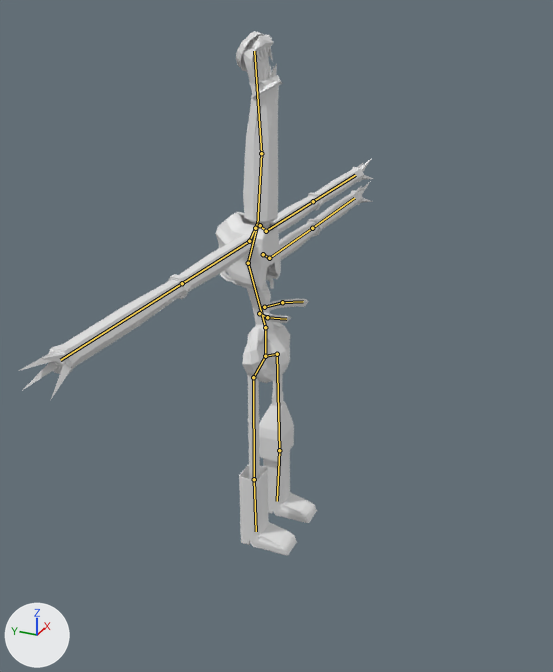
One commit to the Blender file 3D/monster.blend: the scene before it, then after it.
Both versions are drawn from a 50 mm camera at (-2.04, -0.97, 1.26) aimed at (-0.06, -0.08, 0.27). Lighting does not change. The marker at lower left points along +X, +Y and +Z. The older version comes first. The bones that bend it are drawn over the model as lines.

In view in the first picture: 'SPINE', 'SPINE.001', 'arms', 'cap', 'claws', 'left leg', 'pelvis', 'right leg', 'teeth', 'vest'.
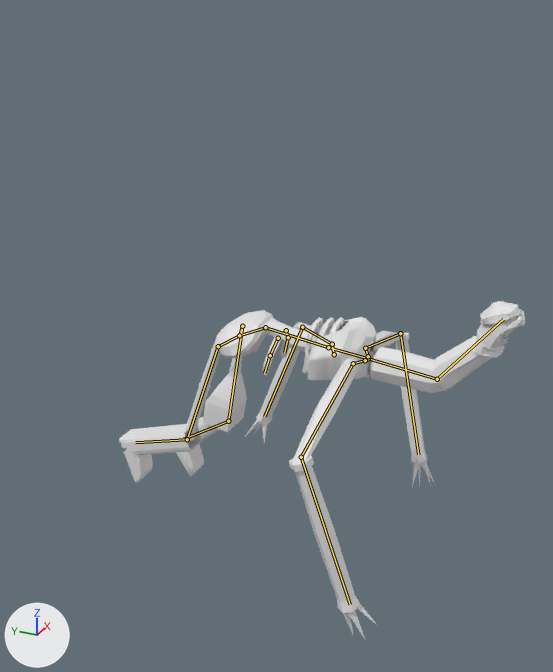
The newer file adds an action. The first version stands in its rest pose; the second is drawn at frame 137 of the action 'ArmatureAction'.

Pixel boxes [x1, y1, x2, y2] of what changed, in the pictures (553 x 672 px):
'arms', posed (46% narrower, 40% taller): before [49, 167, 364, 374]; after [256, 322, 427, 613]
'SPINE', posed: before [218, 35, 283, 332]; after [261, 310, 526, 393]
'right leg', posed (73% wider, 20% shorter): before [239, 374, 297, 555]; after [119, 339, 220, 483]
'left leg', posed: before [259, 375, 317, 523]; after [176, 357, 247, 477]
'vest', posed (6% wider, 19% shorter): before [216, 212, 281, 290]; after [308, 317, 377, 380]
'pelvis', posed (23% wider, 21% shorter): before [243, 322, 290, 383]; after [215, 310, 273, 358]
'claws', posed (46% narrower, 9% shorter): before [19, 158, 373, 401]; after [245, 419, 436, 639]
'cap', posed: before [236, 31, 264, 71]; after [480, 301, 521, 324]
'SPINE.001', posed: before [258, 298, 308, 323]; after [262, 337, 289, 376]
'teeth', posed: before [255, 47, 277, 81]; after [492, 328, 515, 348]
bone 'spine', root to tip: before (265, 327) to (248, 263); after (265, 327) to (328, 347)
bone 'spine top', root to tip: before (248, 263) to (257, 225); after (328, 347) to (368, 358)
bone 'NeckBot', root to tip: before (257, 225) to (261, 153); after (368, 358) to (437, 379)
bone 'NeckTop', root to tip: before (261, 153) to (254, 51); after (437, 379) to (503, 319)
bone 'ArmStartTop.L', root to tip: before (260, 225) to (266, 231); after (368, 356) to (365, 348)
bone 'ArmMidTop.L', root to tip: before (266, 231) to (313, 201); after (365, 348) to (400, 333)
bone 'ArmEndTop.L', root to tip: before (313, 201) to (355, 175); after (400, 333) to (418, 454)
bone 'ArmStart.R', root to tip: before (255, 228) to (249, 241); after (365, 360) to (353, 363)
bone 'ArmMid.R', root to tip: before (249, 241) to (182, 283); after (353, 363) to (301, 457)
bone 'ArmEnd.R', root to tip: before (182, 283) to (60, 360); after (301, 457) to (350, 604)
bone 'ArmMidBot.L', root to tip: before (269, 258) to (312, 228); after (332, 344) to (302, 327)
bone 'ArmEndBot.L', root to tip: before (312, 228) to (354, 198); after (302, 327) to (264, 416)
bone 'pelvis top', root to tip: before (265, 327) to (265, 356); after (265, 327) to (239, 335)
bone 'pelvis.L', root to tip: before (265, 356) to (277, 354); after (239, 335) to (242, 326)
bone 'leg.L', root to tip: before (277, 354) to (279, 450); after (242, 326) to (228, 421)
bone 'foot.L', root to tip: before (279, 450) to (277, 501); after (228, 421) to (183, 439)
bone 'pelvis.R', root to tip: before (265, 356) to (253, 377); after (239, 335) to (218, 346)
bone 'Leg.R', root to tip: before (253, 377) to (254, 479); after (218, 346) to (187, 439)
bone 'foot.R', root to tip: before (254, 479) to (256, 531); after (187, 439) to (135, 442)

The edits, one by one:
Bone 'spine' (bone_spine) turns from (0, 0, 0) to (113, 0, 0) degrees about its own x, y and z.
Bone 'spine top' (bone_spine_top) turns from (0, 0, 0) to (-34, 0, 0) degrees about its own x, y and z.
Bone 'NeckBot' (bone_neckbot) turns from (0, 0, 0) to (13, 0, 0) degrees about its own x, y and z.
Bone 'NeckTop' (bone_necktop) turns from (0, 0, 0) to (-53, 3, -3) degrees about its own x, y and z.
Bone 'ArmStartTop.L' (bone_armstarttop_l) turns from (0, 0, 0) to (-10, -9, 8) degrees about its own x, y and z.
Bone 'ArmMidTop.L' (bone_armmidtop_l) moves from (0.0, 0.0, 0.0) to (0.008, 0.021, -0.009).
Bone 'ArmMidTop.L' (bone_armmidtop_l) turns from (0, 0, 0) to (28, -4, -7) degrees about its own x, y and z.
Bone 'ArmEndTop.L' (bone_armendtop_l) moves from (0.0, 0.0, 0.0) to (0.022, -0.024, -0.013).
Bone 'ArmEndTop.L' (bone_armendtop_l) turns from (0, 0, 0) to (82, -10, 9) degrees about its own x, y and z.
Bone 'ArmStart.R' (bone_armstart_r) turns from (0, 0, 0) to (-14, 0, -5) degrees about its own x, y and z.
Bone 'ArmMid.R' (bone_armmid_r) moves from (0.0, 0.0, 0.0) to (-0.014, 0.002, -0.013).
Bone 'ArmMid.R' (bone_armmid_r) turns from (0, 0, 0) to (31, 24, 17) degrees about its own x, y and z.
Bone 'ArmEnd.R' (bone_armend_r) turns from (0, 0, 0) to (76, 1, -10) degrees about its own x, y and z.
Bone 'ArmMidBot.L' (bone_armmidbot_l) moves from (0.0, 0.0, 0.0) to (0.003, -0.018, 0.032).
Bone 'ArmMidBot.L' (bone_armmidbot_l) turns from (0, 0, 0) to (21, 23, -27) degrees about its own x, y and z.
Bone 'ArmEndBot.L' (bone_armendbot_l) moves from (0.0, 0.0, 0.0) to (-0.018, 0.024, 0.018).
Bone 'ArmEndBot.L' (bone_armendbot_l) turns from (0, 0, 0) to (59, -5, 15) degrees about its own x, y and z.
Bone 'pelvis top' (bone_pelvis_top) turns from (0, 0, 0) to (64, -2, 1) degrees about its own x, y and z.
Bone 'pelvis.L' (bone_pelvis_l) turns from (0, 0, 0) to (5, 13, 1) degrees about its own x, y and z.
Bone 'leg.L' (bone_leg_l) moves from (0.0, 0.0, 0.0) to (0.0, 0.001, -0.001).
Bone 'leg.L' (bone_leg_l) turns from (0, 0, 0) to (-69, -1, 1) degrees about its own x, y and z.
Bone 'foot.L' (bone_foot_l) moves from (0.0, 0.0, 0.0) to (0.0, -0.003, 0.005).
Bone 'foot.L' (bone_foot_l) turns from (0, 0, 0) to (49, -5, -2) degrees about its own x, y and z.
Bone 'pelvis.R' (bone_pelvis_r) turns from (0, 0, 0) to (5, -13, -1) degrees about its own x, y and z.
Bone 'Leg.R' (bone_leg_r) moves from (0.0, 0.0, 0.0) to (0.0, -0.001, 0.001).
Bone 'Leg.R' (bone_leg_r) turns from (0, 0, 0) to (-60, 3, -2) degrees about its own x, y and z.
Bone 'foot.R' (bone_foot_r) moves from (0.0, 0.0, 0.0) to (0.0, 0.003, -0.005).
Bone 'foot.R' (bone_foot_r) turns from (0, 0, 0) to (54, 0, 3) degrees about its own x, y and z.
